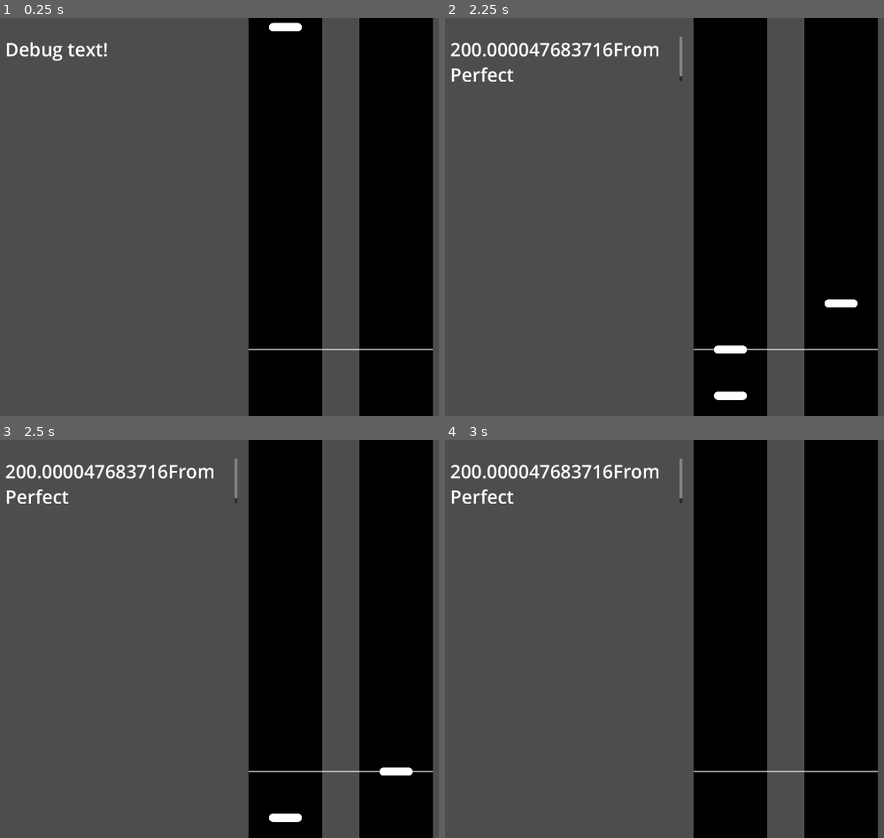
Above: before the commit, frames 1-4 (two rows, left to right).
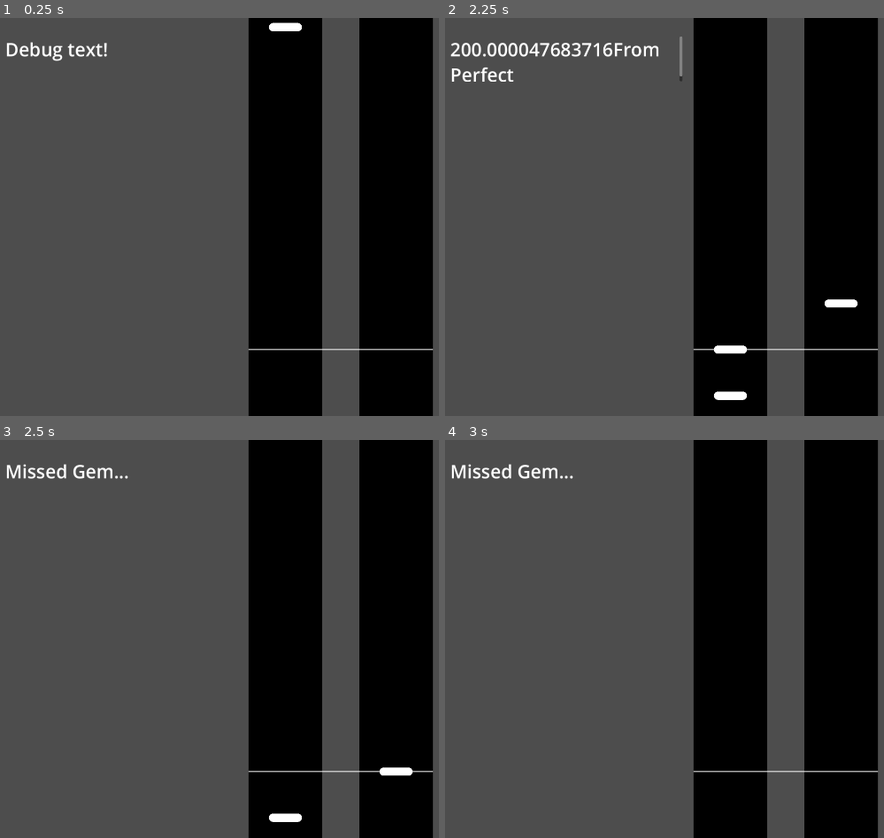
Above: after the commit, the same moments.

Repository: steamboatsonic/JamBop
Game: Godot game, scene res://Gameplay.tscn
Same seed, same stepped clock (60 frames per second), same inputs: the game is played once before the commit and once after it.
Inputs:
- Up to frame 1 (0.25 s): no input
- Up to frame 2 (2.25 s): hold D (Right) 0.53-1.28 s; hold Right (AButton) 0.53-1.28 s; tap Down (BButton) at 0.8, 1.35 s; hold S (Down) 1.28-2.03 s; tap Up (XButton) at 1.55 s; hold D (Right) from 2.03 s (still down); hold Up (XButton) from 2.03 s (still down)
- Up to frame 3 (2.5 s): keep holding D (Right); keep holding Up (XButton); tap Left (YButton) at 2.3 s
- Up to frame 4 (3 s): release D (Right) at 2.78 s; release Up (XButton) at 2.78 s; hold W (Up) from 2.78 s (still down); tap Left (YButton) at 2.85 s

Frames 1-2 are identical in both runs. In frame 3, 1.2% of the frame differs, in the area x 1-55%, y 4-16%; in frame 4, 1.2%.
Error in both runs: Invalid access of index '4' on a base object of type: 'Array'. (res://GemManager.gd:111)

Commit message:
The Power To Miss
- Gem misses (pass by the timing window without being hit) are handled by GemManager, so they have a chance to be handled by input first
- todaysTime and startTime changed to TodaysTime and StartTime

Diff:
--- a/Gameplay.tscn
+++ b/Gameplay.tscn
@@ -33,8 +33,8 @@
 
 [node name="GemManager" type="Node" parent="GemContainer"]
 script = ExtResource("2_xov5c")
-metadata/todaysTime = 0.0
-metadata/startTime = 0.0
+metadata/StartTime = 0.0
+metadata/TodaysTime = 0.0
 
 [node name="DebugText" type="RichTextLabel" parent="."]
 offset_left = 50.0
--- a/GemManager.gd
+++ b/GemManager.gd
@@ -33,7 +33,7 @@
 	# gravity is how many pixels the gem moves per millisecond
 	# using the height of 1080 as standard
 	set_meta("gravity", 0.5)
-	set_meta("startTime", Time.get_unix_time_from_system());
+	set_meta("StartTime", Time.get_unix_time_from_system());
 	nextGem = 0;
 	inputWaitingLane.clear();
 	inputWaitingTiming.clear();
@@ -83,7 +83,7 @@
 # Called every frame. 'delta' is the elapsed time since the previous frame.
 func _process(_delta):
 	# var startTime = Get_Ticks_MSec ();
-	set_meta("todaysTime", (Time.get_unix_time_from_system() - get_meta("startTime")) * 1000);
+	set_meta("TodaysTime", (Time.get_unix_time_from_system() - get_meta("StartTime")) * 1000);
 
 	#qinput
 	#Here is where we handle the InputWaiting
@@ -119,15 +119,25 @@
 					gem[gemToHit].hit(timingOfHit);
 
 		# Now look for gems that have left the playfield without being hit
+		# Doing it here instead of gem.gd to make sure inputs were considered first
+		if nextGem >= gem.size():
+			stage = 2
+		else:
+			while gem[nextGem].get_meta("TimingMSec") < get_meta("TodaysTime") - timingWindow.back():
+				gem[gemToHit].miss();
+				nextGem += 1;
+				if nextGem >= gem.size():
+					writeDebug("All gems accounted for")
+					stage = 2;
+					break
+
 		#while gem[nextGem].get_meta("MSecUntilPerfect") < -timingWindow.back():
 			#TODO
 		#	gem[nextGem].passedBy();
 		#
 		#	nextGem += 1;
 		#	if nextGem >= gem.size():
-		#		# writeDebug("All gems accounted for")
-		#		stage = 2;
-		#		break
+		#
 
 	#if inputWaitingTiming.size() == 0:
 	#	writeDebug("All caught up")
@@ -167,7 +177,7 @@
 		pass
 
 func generateInputWaiting(lane:float):
-	inputWaitingTiming.push_back(get_meta("todaysTime"));
+	inputWaitingTiming.push_back(get_meta("TodaysTime"));
 	inputWaitingLane.push_back(lane);
 
 func writeDebug(textToWrite:String):
--- a/gem.gd
+++ b/gem.gd
@@ -30,7 +30,7 @@
 
 	#If NOT completed, set MSecUntilPerfect
 	if get_meta("Status") != "Completed":
-		set_meta("MSecUntilPerfect", get_meta("TimingMSec") - gemManager.get_meta("todaysTime"));
+		set_meta("MSecUntilPerfect", get_meta("TimingMSec") - gemManager.get_meta("TodaysTime"));
 
 	#if offSCreen, check if it's ready to be onScreen
 	if get_meta("Status") == "OffScreen":
@@ -47,9 +47,6 @@
 			xPosition,
 			900 - (get_meta("MSecUntilPerfect") * gemManager.get_meta("gravity")));
 		#check if it's past the last timing window
-		if get_meta("MSecUntilPerfect") < -250.00:
-			set_meta("Status", "Missed");
-			modulate = Color.GRAY;
 
 	if get_meta("Status") == "Missed":
 		if get_meta("MSecUntilPerfect") < -750.00 / gemManager.get_meta("gravity"):
@@ -59,11 +56,13 @@
 	writeDebug (str(get_meta("TimingMSec") - timingOfHit) + "From Perfect");
 	set_meta("HitAccuracy", (get_meta("TimingMSec") - timingOfHit));
 	set_meta("Active", false);
+	set_meta("Status", "Completed");
 	visible = false;
 
-func passedBy():
-	set_meta("Active", false);
-	writeDebug("Gem missed...")
+func miss():
+	writeDebug (str("Missed Gem..."));
+	set_meta("Status", "Missed");
+	modulate = Color.GRAY;
 
 func writeDebug(textToWrite:String):
 	get_node("../../../DebugText").text = textToWrite;
